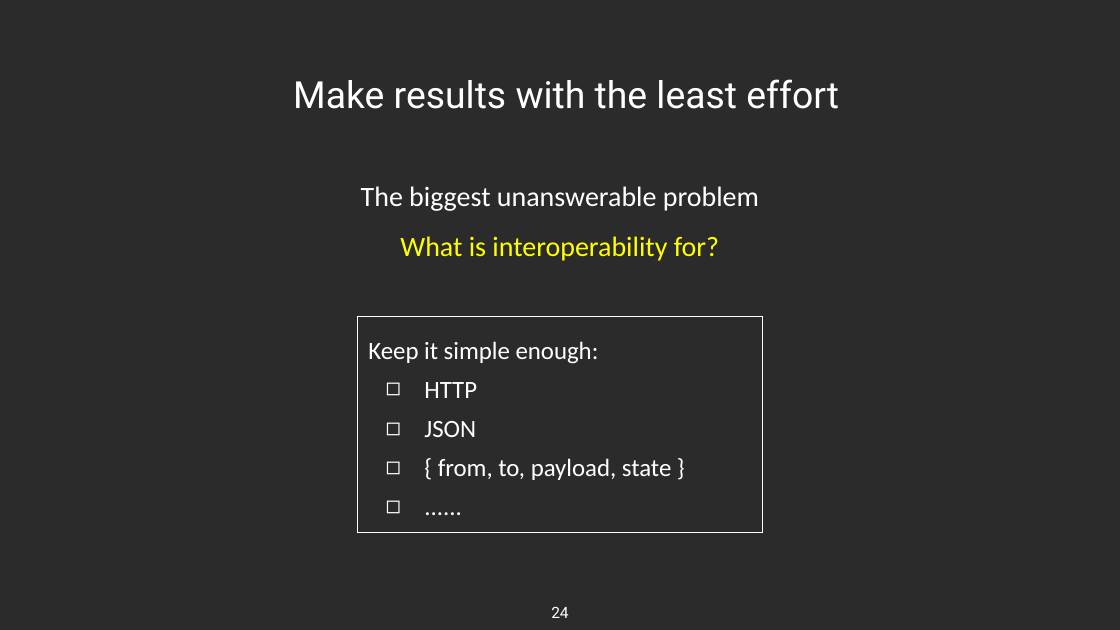
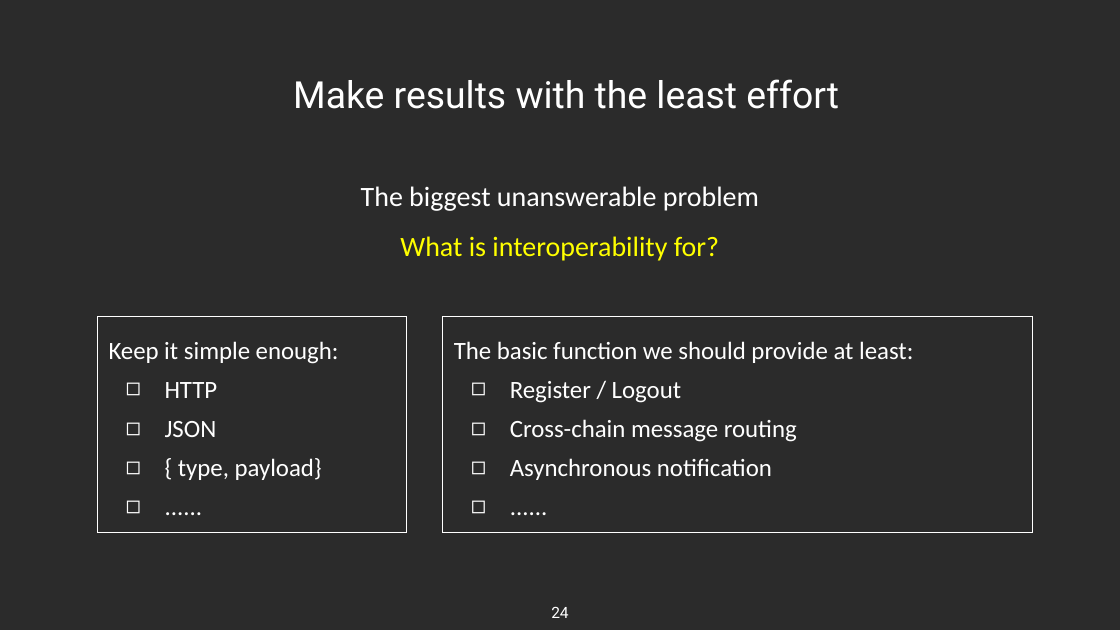
Before and after one commit to smallyunet/slide-share, a slide deck: slide 24 of 09. All about Blockchain Interoperability (2021).pptx. Drawn at 1120x630 pixels with LibreOffice and Linux fonts; fonts in the diff are those of the drawing; background and template pictures are left out; a plain dark background stands for a picture behind light text. Boxes give left, top, right and bottom in pixels: in the first picture for what was removed or moved away, otherwise in the second. Text is boxed around its words. In the diff, an @@ line names an element or a change of style, - is before the commit and + after.

```diff
--- a/09. All about Blockchain Interoperability (2021).pptx
+++ b/09. All about Blockchain Interoperability (2021).pptx
@@ rectangle "Keep it simple enough:": place and size @@
-rectangle "Keep it simple enough:" at (357, 316, 763, 532)
+rectangle "Keep it simple enough:" at (97, 316, 407, 532)
@@ rectangle added at (442, 316, 1033, 532), outline #FFFFFF 0.75 pt, 16 pt, text #FFFFFF @@
+The basic function we should provide at least:
+◻ Register / Logout
+◻ Cross-chain message routing
+◻ Asynchronous notification
+◻ ......
@@ text in rectangle at (178, 458, 322, 480): text changed @@
-◻ { from, to, payload, state }
+◻ { type, payload}
```
Also in this commit, not shown: 1 slide added, 1 other file.
